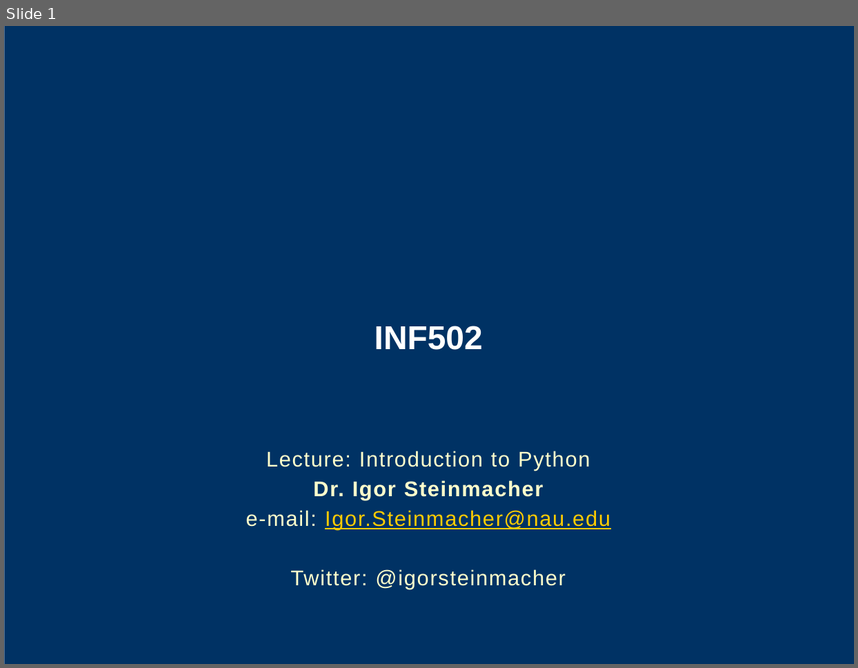
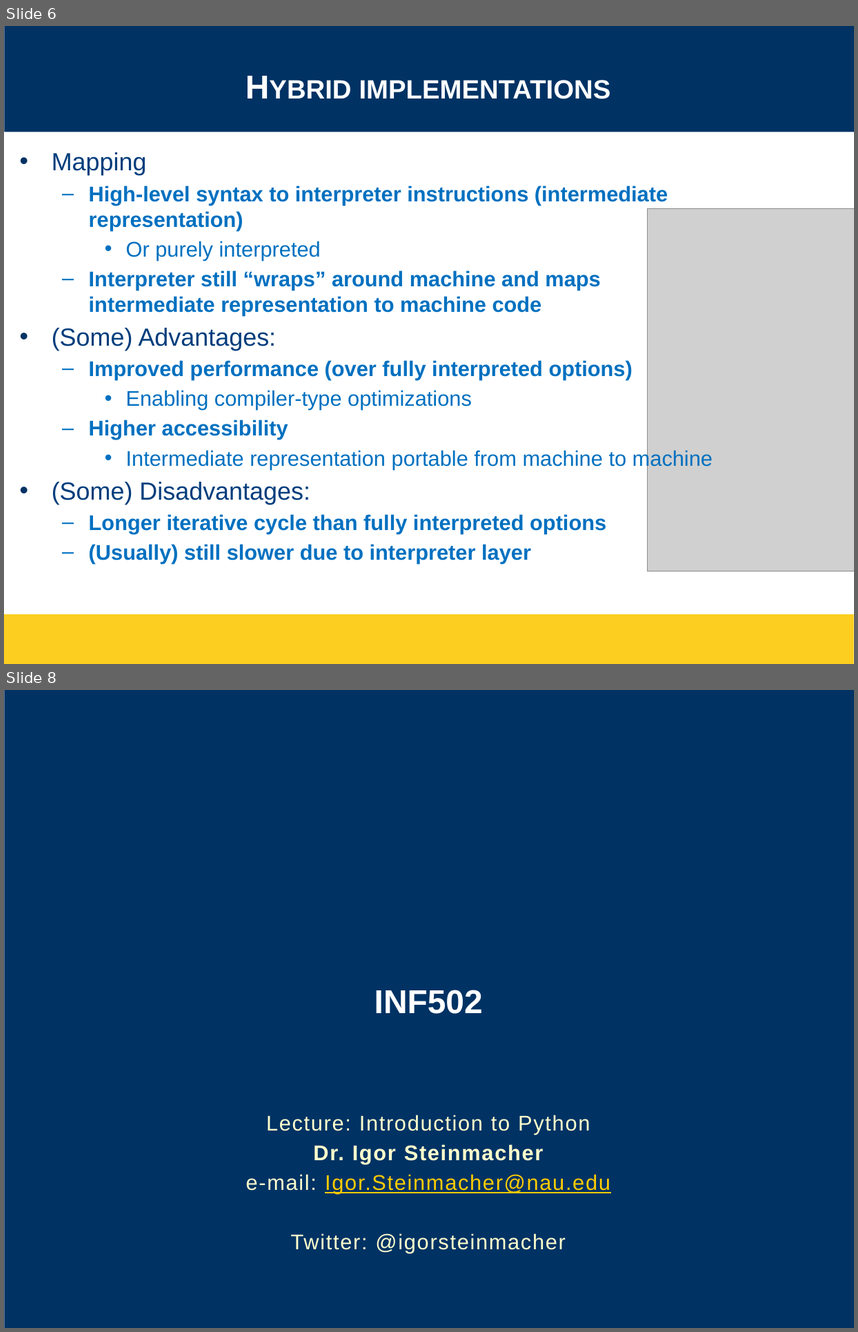
Before and after one commit to igorsteinmacher/INF502-Fall2020, a slide deck: slides/Python_ready_set_go.pptx. Shown one above the other, each under a label of ours: slide 1 before the commit, slides 6 and 8 after it; the slides between them are not shown. The pictures are 858x668 and 858x1332 pixels, drawn with LibreOffice and Linux fonts; fonts in the diff are those of the drawing; grey boxes stand for pictures; background and template pictures are left out. Boxes give left, top, right and bottom in pixels: in the first picture for what was removed or moved away, otherwise in the second. Text is boxed around its words. In the diff, an @@ line names an element or a change of style, - is before the commit and + after.

```diff
--- a/slides/Python_ready_set_go.pptx
+++ b/slides/Python_ready_set_go.pptx
@@ slide 6 added at box(4, 26, 854, 664), background #FFFFFF @@
@@ rectangle added at box(4, 26, 854, 132), fill #003264 @@
@@ title added at box(359, 80, 611, 99), 28 pt, text #FFFFFF, bold, small capitals @@
+Hybrid implementations
@@ rectangle added at box(4, 133, 854, 170), fill #FFFFFF @@
@@ text added at box(52, 152, 713, 564), 18 pt, text #0070C0, bold @@
+• Mapping
+  – High-level syntax to interpreter instructions (intermediate representation)
+    • Or purely interpreted
+  – Interpreter still “wraps” around machine and maps intermediate representation to machine code
+• (Some) Advantages:
+  – Improved performance (over fully interpreted options)
+    • Enabling compiler-type optimizations
+  – Higher accessibility
+    • Intermediate representation portable from machine to machine
+• (Some) Disadvantages:
+  – Longer iterative cycle than fully interpreted options
+  – (Usually) still slower due to interpreter layer
@@ picture added at box(648, 208, 854, 571) @@
@@ rectangle added at box(4, 615, 854, 664), fill #FBCE20 @@
@@ what was slide 1 is now slide 8 @@
```
Also in this commit, not shown: 1 slide changed, 6 other slides added, 27 other files.
